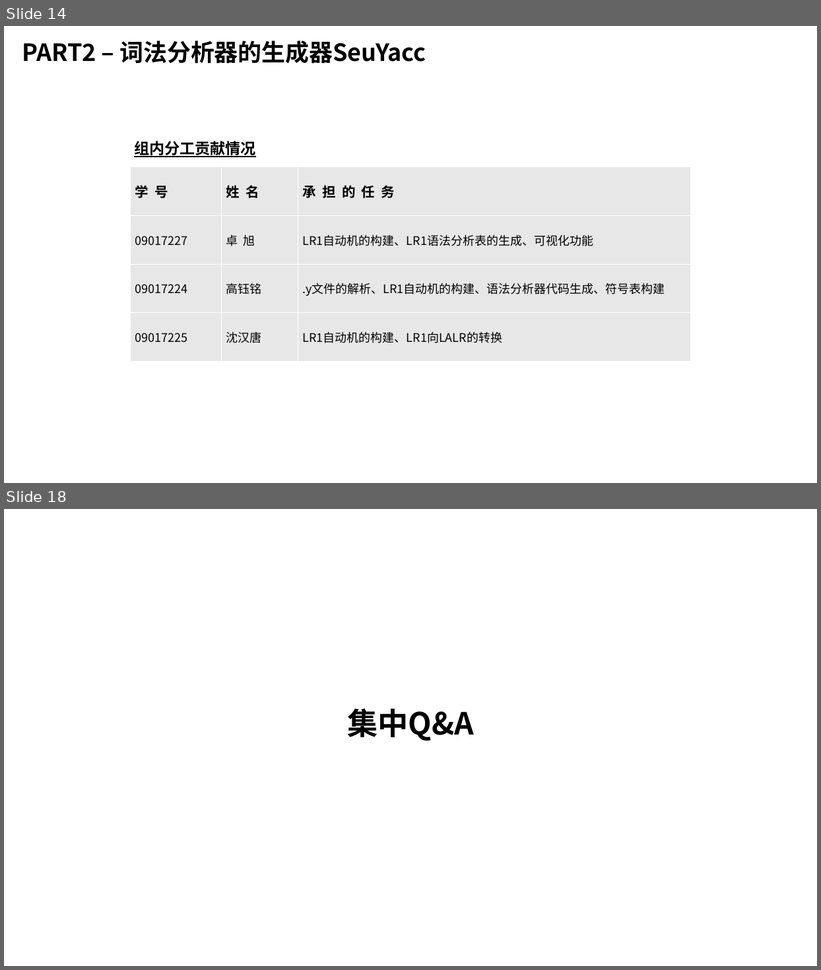
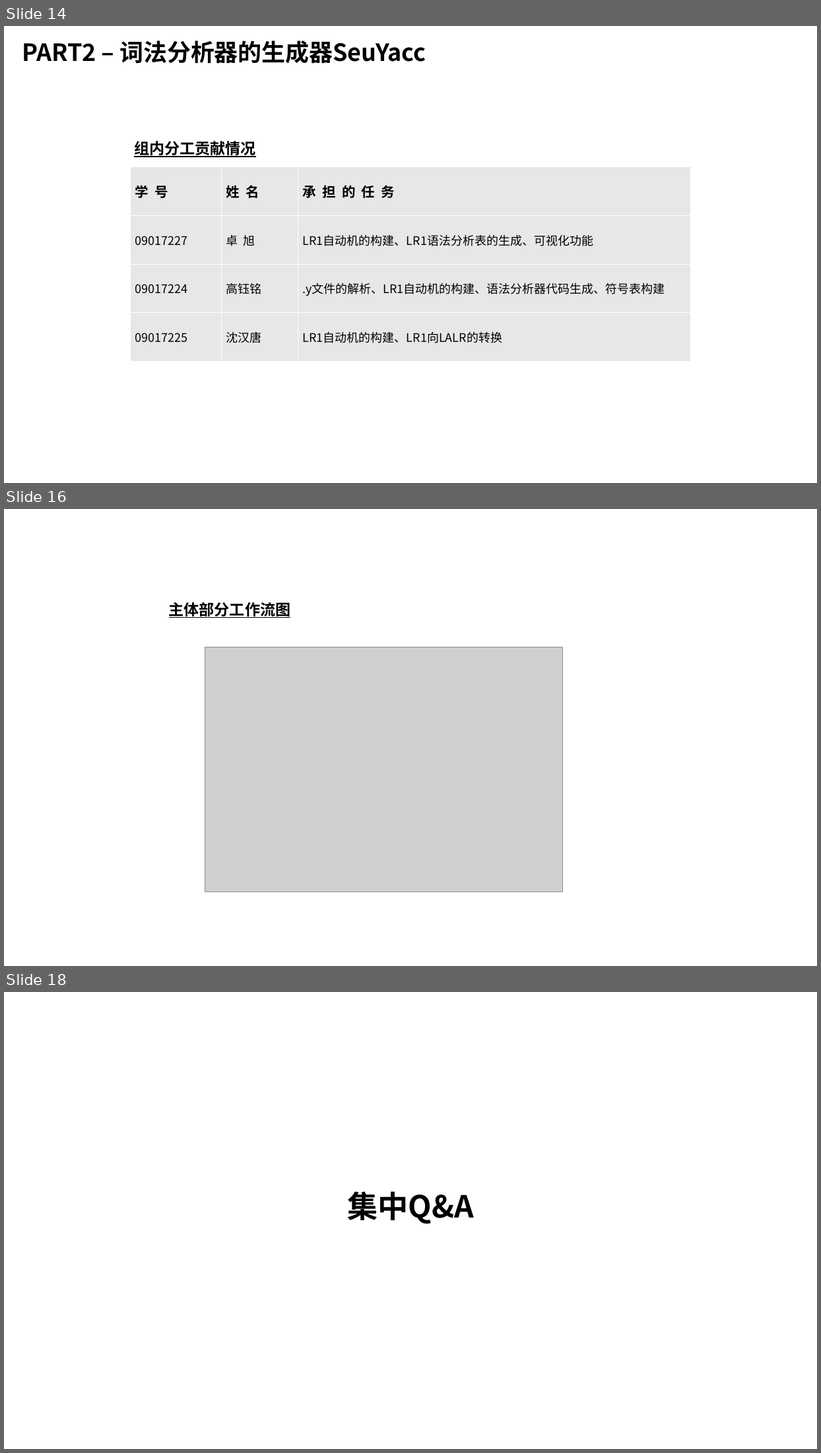
Before and after one commit to z0gSh1u/seu-lex-yacc, a slide deck: doc/答辩Slides.pptx. Shown one above the other, each under a label of ours: slides 14 and 18 before the commit, slides 14, 16 and 18 after it; the slides between them are not shown. The pictures are 821x970 and 821x1453 pixels, drawn with LibreOffice and Linux fonts; fonts in the diff are those of the drawing; grey boxes stand for pictures. Boxes give left, top, right and bottom in pixels: in the first picture for what was removed or moved away, otherwise in the second. Text is boxed around its words. In the diff, an @@ line names an element or a change of style, - is before the commit and + after.

```diff
--- a/doc/答辩Slides.pptx
+++ b/doc/答辩Slides.pptx
@@ slide 16 added at (4, 509, 817, 966), background #FFFFFF @@
@@ text added at (169, 602, 291, 618), 18 pt, text #000000, bold, underline @@
+主体部分工作流图
@@ picture added at (205, 647, 563, 892) @@
```
Also in this commit, not shown: 4 slides changed, 1 slide removed, 23 other files.
